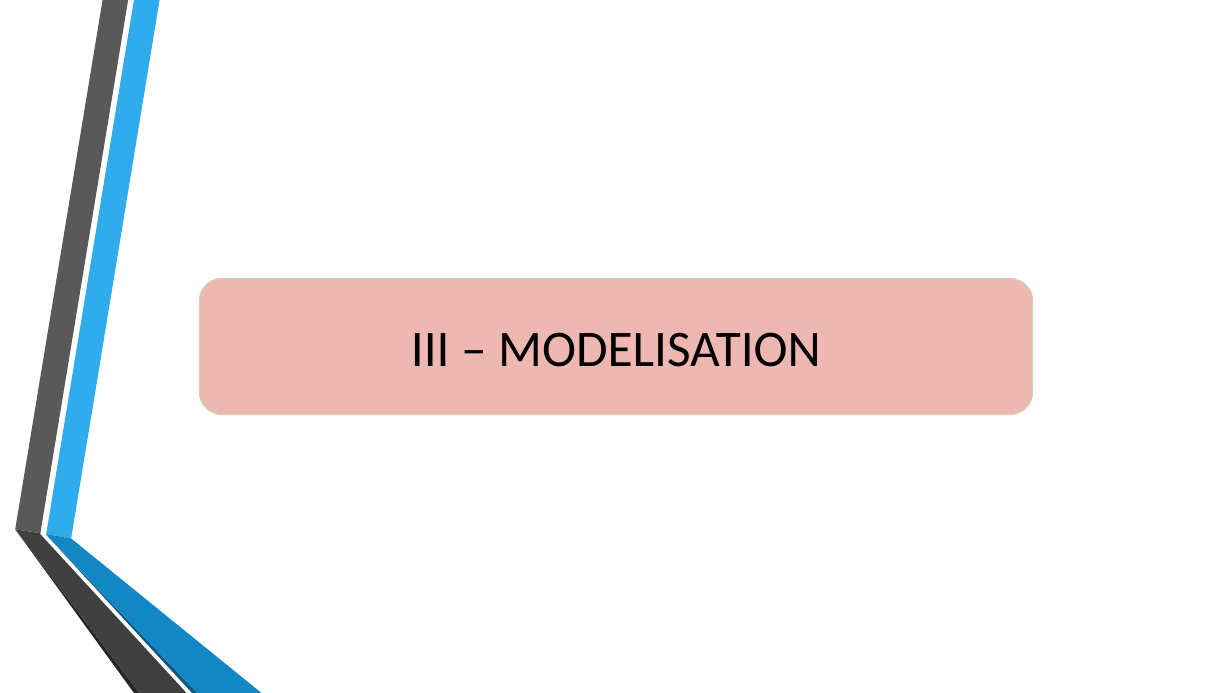
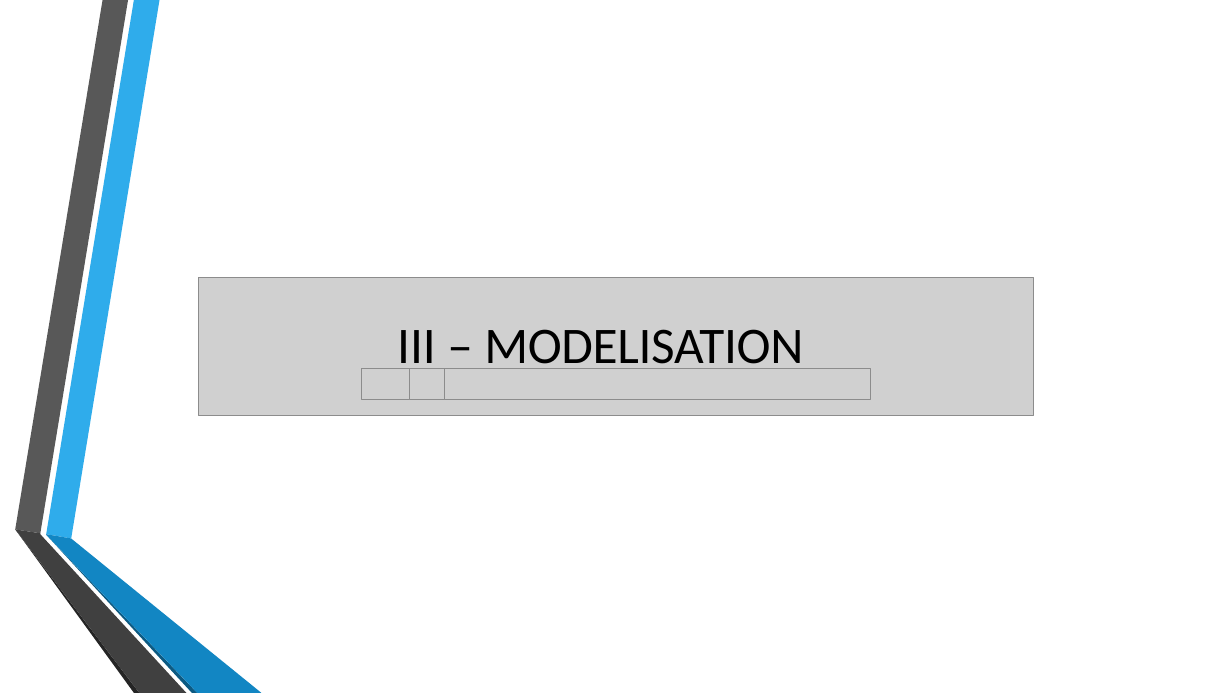
Before and after one commit to wdavid93/OpenClassRoom, a slide deck: slide 9 of Projet_7/Livrable/Implementez_un_modele_de_scoring.pptx. Drawn at 1232x693 pixels with LibreOffice and Linux fonts; fonts in the diff are those of the drawing; grey boxes stand for pictures; background and template pictures are left out. Boxes give left, top, right and bottom in pixels: in the first picture for what was removed or moved away, otherwise in the second. Text is boxed around its words. In the diff, an @@ line names an element or a change of style, - is before the commit and + after.

```diff
--- a/Projet_7/Livrable/Implementez_un_modele_de_scoring.pptx
+++ b/Projet_7/Livrable/Implementez_un_modele_de_scoring.pptx
@@ title "III – MODELISATION" moved from (x1=200, y1=278, x2=1033, y2=414) to (x1=397, y1=329, x2=803, y2=376) @@
@@ title "III – MODELISATION" at (x1=397, y1=329, x2=803, y2=376): letter spacing 0 to -0.2 pt in "MODELISATION"; alignment centre to left; indent changed; vertical alignment middle to top; fill #EFB7B1 to none; outline #C0DEB3 0.75 pt to none @@
@@ group added at (x1=198, y1=277, x2=1033, y2=415): 4 pictures @@
@@ freeform shape at (x1=16, y1=530, x2=187, y2=693): outline redrawn @@
@@ freeform shape at (x1=16, y1=530, x2=140, y2=693): fill #262626 to #252525; outline redrawn @@
@@ freeform shape at (x1=46, y1=535, x2=198, y2=693): outline redrawn @@
@@ freeform shape at (x1=46, y1=534, x2=262, y2=693): fill #1287C3 to #1286C3; outline redrawn @@
```
Also in this commit, not shown: 19 other slides changed, 58 other files.
